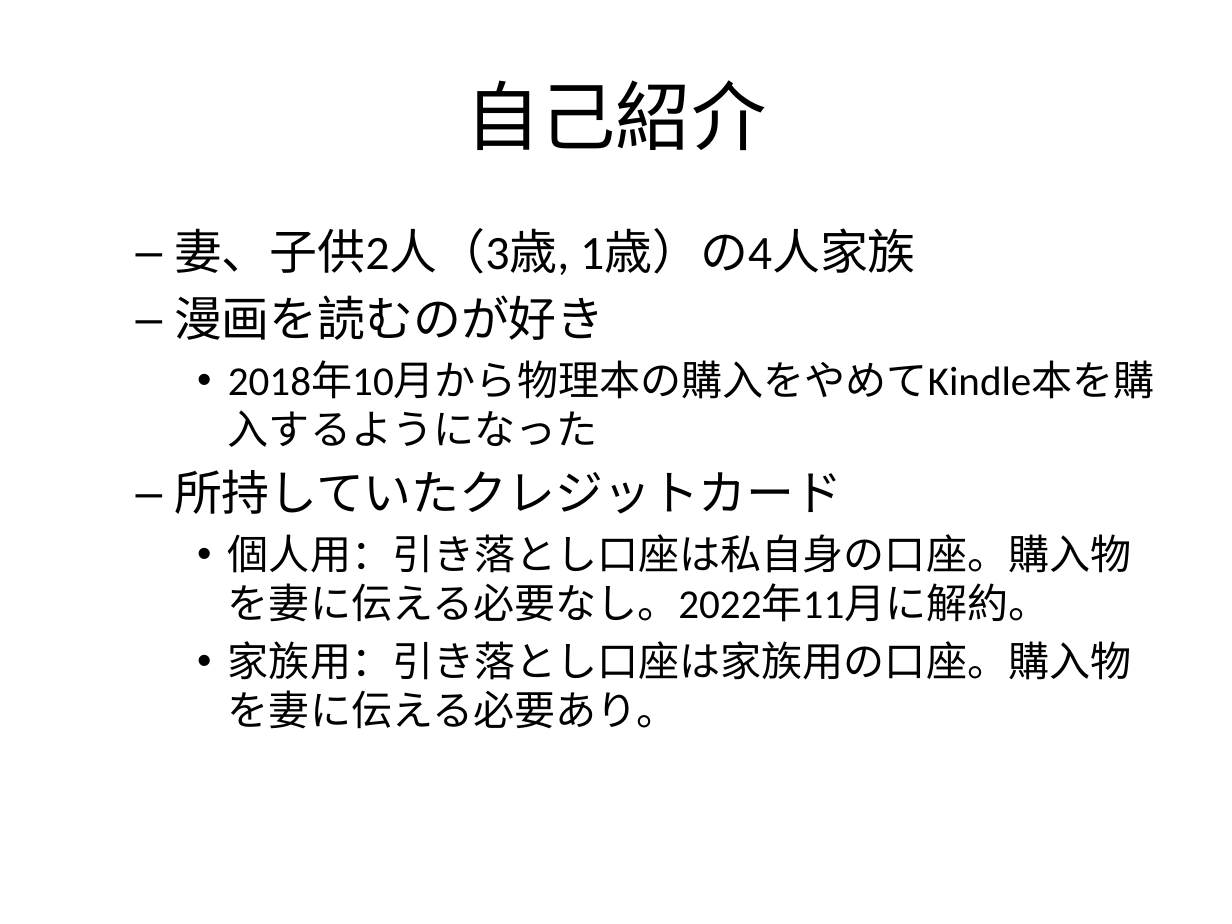
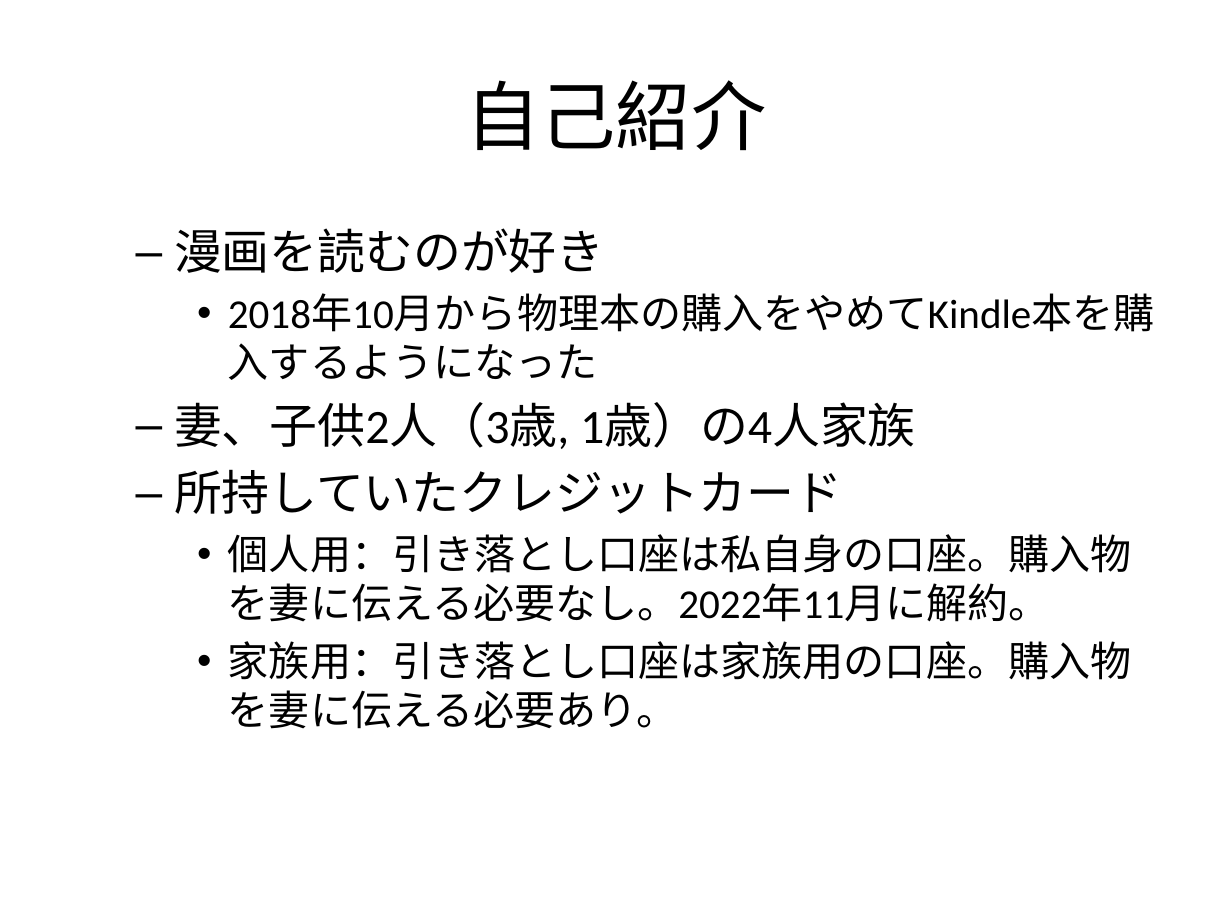
Before and after one commit to yuji38kwmt/ngk2025s-yuji38kwmt-slide, a slide deck: slide 2 of slide.pptx. Drawn at 1232x924 pixels with LibreOffice and Linux fonts; fonts in the diff are those of the drawing. Boxes give left, top, right and bottom in pixels: in the first picture for what was removed or moved away, otherwise in the second. Text is boxed around its words. In the diff, an @@ line names an element or a change of style, - is before the commit and + after.

```diff
--- a/slide.pptx
+++ b/slide.pptx
@@ text at bbox=[174, 228, 916, 275]: paragraph removed @@
-  – 妻、子供2人（3歳, 1歳）の4人家族
@@ text at bbox=[174, 402, 916, 449]: paragraph added @@
+  – 妻、子供2人（3歳, 1歳）の4人家族
```
Also in this commit, not shown: 1 other slide changed, 1 slide added, 2 slides removed, 1 other file.
